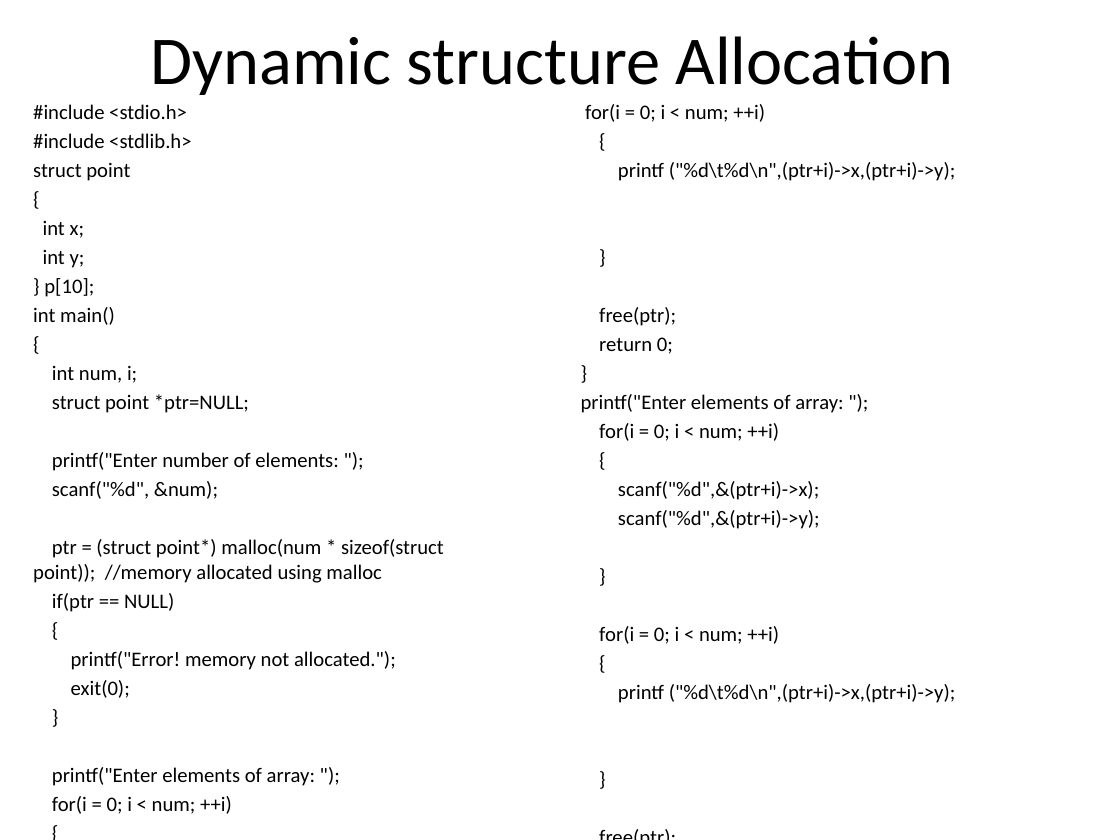
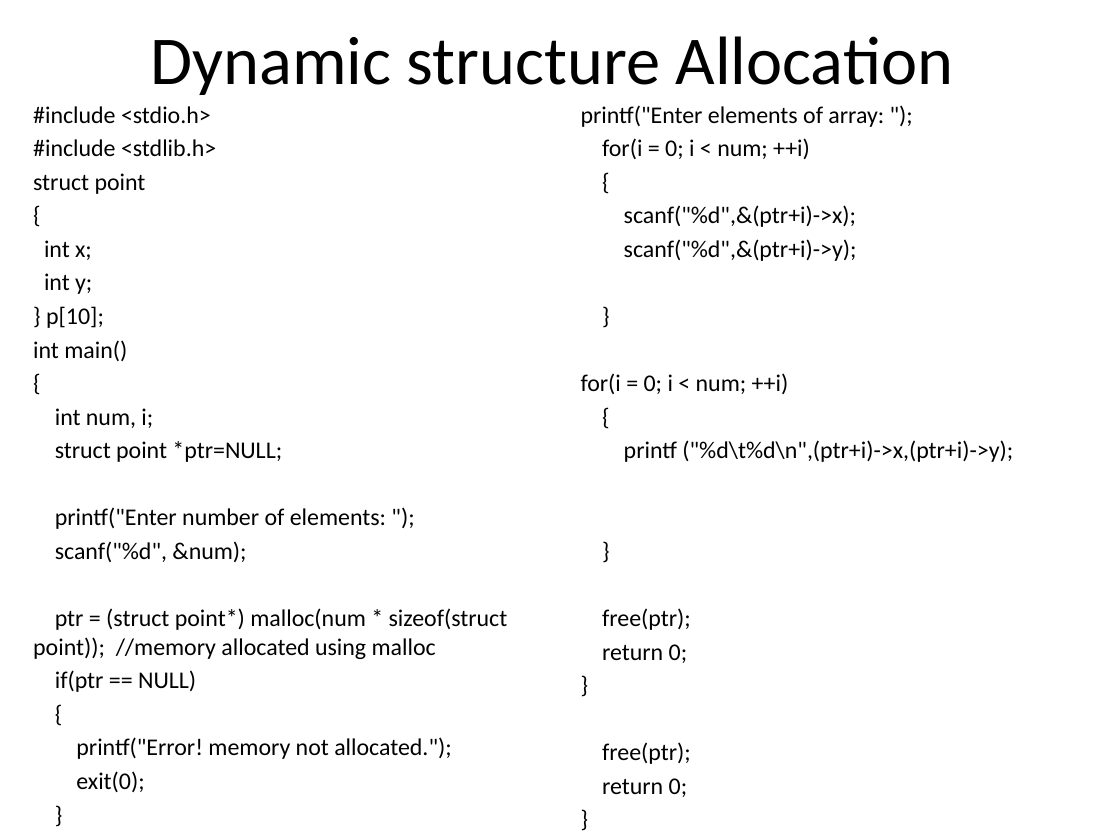
Before and after one commit to PrashanthSingaravelan/winter_semester, a slide deck: slide 18 of CSE2010 Advanced C programming/Reference Materials/12_Structures in C.pptx. Drawn at 1120x840 pixels with LibreOffice and Linux fonts; fonts in the diff are those of the drawing. Boxes give left, top, right and bottom in pixels: in the first picture for what was removed or moved away, otherwise in the second. Text is boxed around its words. In the diff, an @@ line names an element or a change of style, - is before the commit and + after.

```diff
--- a/CSE2010 Advanced C programming/Reference Materials/12_Structures in C.pptx
+++ b/CSE2010 Advanced C programming/Reference Materials/12_Structures in C.pptx
@@ text "#include <stdio.h>" at (33,106,508,792): size 13.3 to 15.4 pt @@
@@ text at (581,105,1013,663): size 13.3 to 15.4 pt @@
@@ text at (585,104,956,354): paragraphs removed @@
-for(i = 0; i < num; ++i)
-{
-printf ("%d\t%d\n",(ptr+i)->x,(ptr+i)->y);
-}
-free(ptr);
-return 0;
-}
@@ text at (52,481,820,814): paragraphs removed @@
-printf("Enter elements of array: ");
-for(i = 0; i < num; ++i)
-{
-scanf("%d",&(ptr+i)->x);
-scanf("%d",&(ptr+i)->y);
-}
@@ text at (602,742,691,797): paragraphs added @@
+free(ptr);
+return 0;
+}
```
Also in this commit, not shown: 1 other slide changed, 20 other files.
